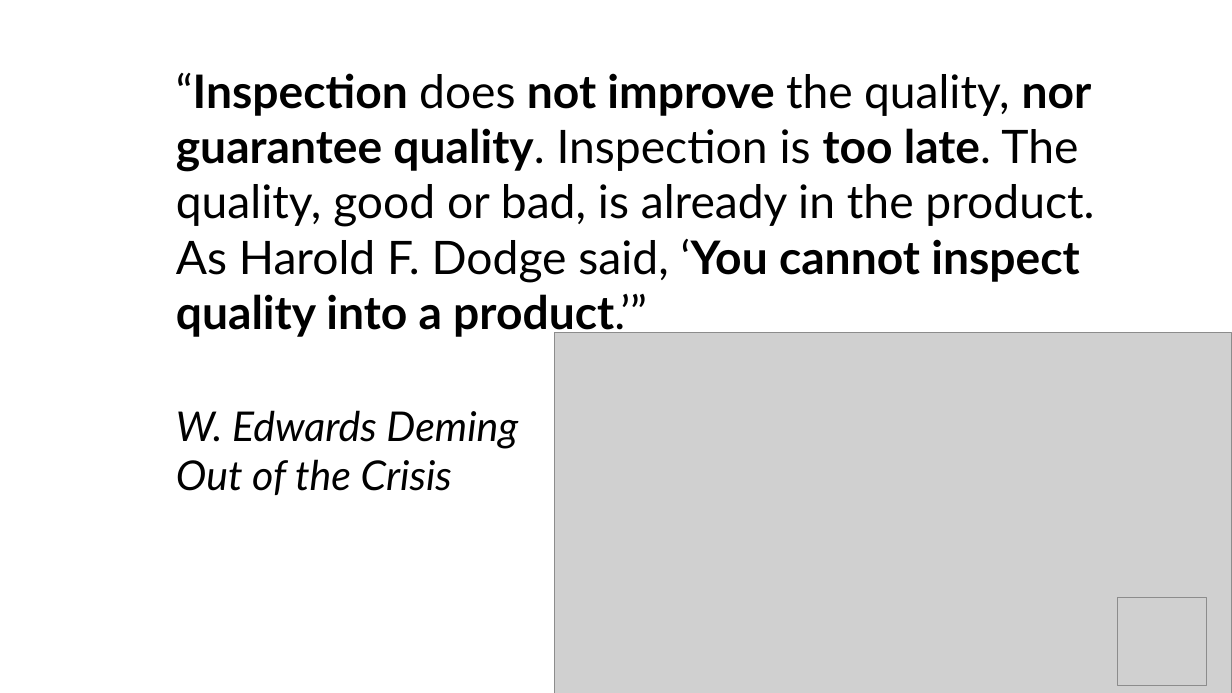
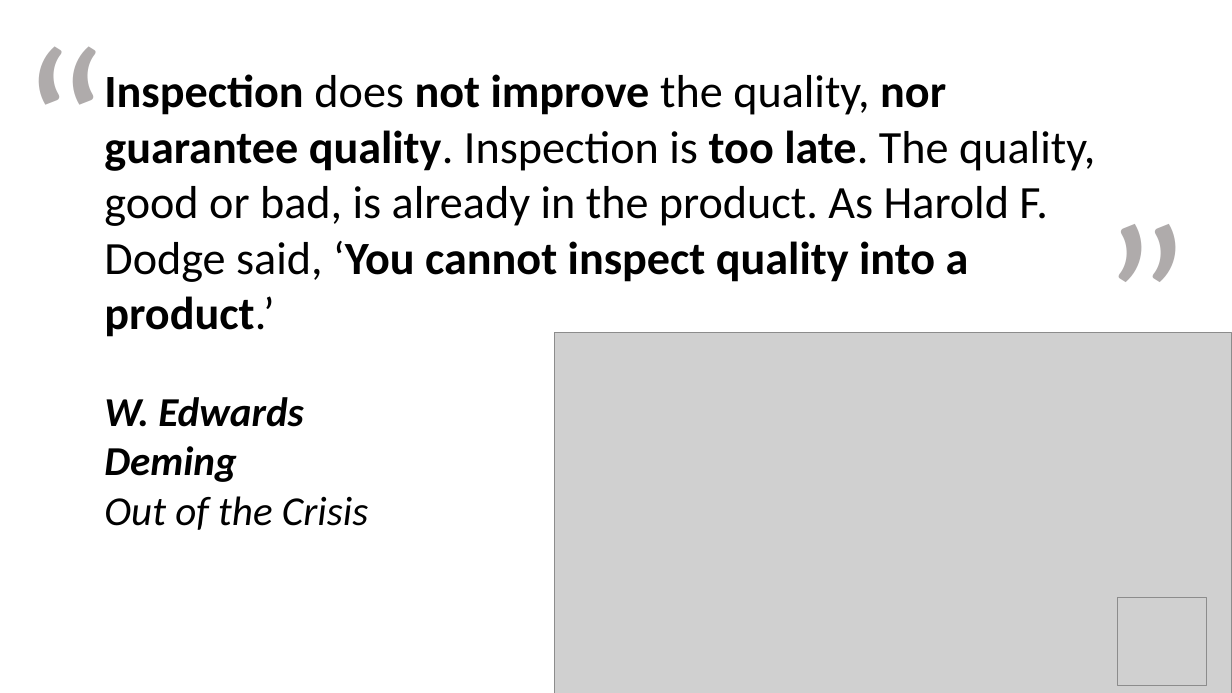
Before and after one commit to xp-dojo/tdd-bank-account-java, a slide deck: slide 5 of slides.pptx. Drawn at 1232x693 pixels with LibreOffice and Linux fonts; fonts in the diff are those of the drawing; grey boxes stand for pictures; background and template pictures are left out. Boxes give left, top, right and bottom in pixels: in the first picture for what was removed or moved away, otherwise in the second. Text is boxed around its words. In the diff, an @@ line names an element or a change of style, - is before the commit and + after.

```diff
--- a/slides.pptx
+++ b/slides.pptx
@@ text added at (x1=10, y1=0, x2=119, y2=250), 166 pt, text #AFABAB @@
+“
@@ text at (x1=104, y1=74, x2=1095, y2=282): text changed; font Lato to Calibri @@
-“Inspection does not improve the quality, nor guarantee quality. Inspection is too late. The quality, good or bad, is already in the product. As Harold F. Dodge said, ‘You cannot inspect quality into a product.’”
+Inspection does not improve the quality, nor guarantee quality. Inspection is too late. The quality, good or bad, is already in the product. As Harold F. Dodge said, ‘You cannot inspect quality into a product.’
@@ text added at (x1=1092, y1=157, x2=1202, y2=424), 166 pt, text #AFABAB @@
+”
@@ text "W. Edwards Deming" moved from (x1=176, y1=410, x2=518, y2=495) to (x1=104, y1=397, x2=368, y2=530) @@
@@ text "W. Edwards Deming" at (x1=104, y1=397, x2=368, y2=530): font Lato to Calibri; bold on in "W. Edwards Deming" @@
```
Also in this commit, not shown: 3 other slides changed.
